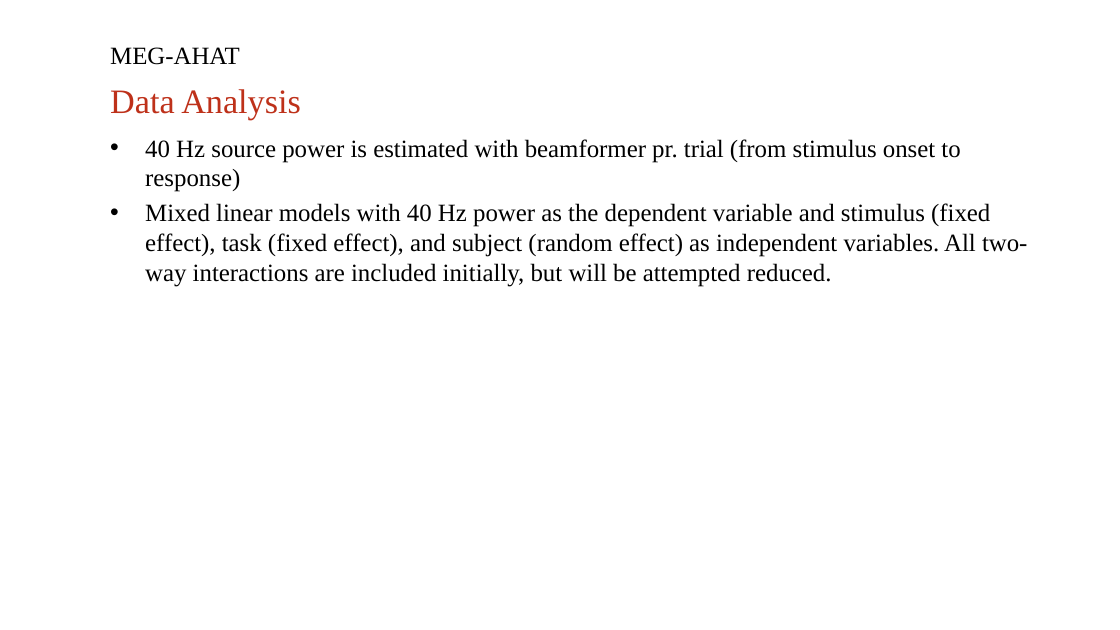
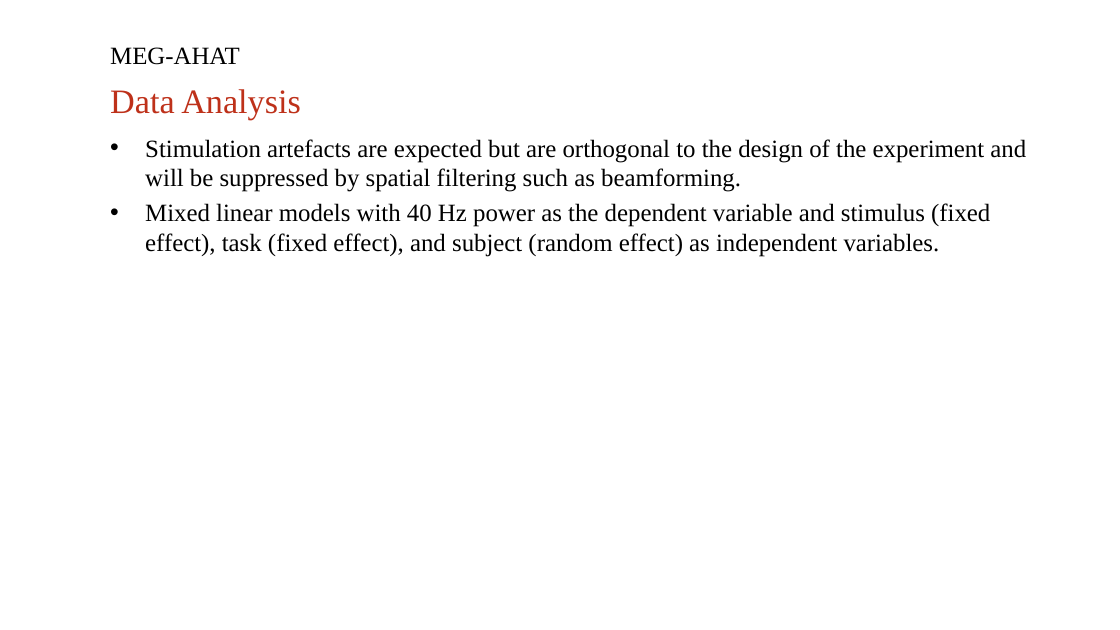
Before and after one commit to henneysq/meg-ahat, a slide deck: slide 7 of protocol/Invisible-Flicker_aka_MEG-AHAT_project_PPM.pptx (slide 6 before the commit). Drawn at 1120x630 pixels with LibreOffice and Linux fonts; fonts in the diff are those of the drawing; background and template pictures are left out. Boxes give left, top, right and bottom in pixels: in the first picture for what was removed or moved away, otherwise in the second. Text is boxed around its words. In the diff, an @@ line names an element or a change of style, - is before the commit and + after.

```diff
--- a/protocol/Invisible-Flicker_aka_MEG-AHAT_project_PPM.pptx
+++ b/protocol/Invisible-Flicker_aka_MEG-AHAT_project_PPM.pptx
@@ text at (145,139,1026,257): text changed @@
-• 40 Hz source power is estimated with beamformer pr. trial (from stimulus onset to response)
-• Mixed linear models with 40 Hz power as the dependent variable and stimulus (fixed effect), task (fixed effect), and subject (random effect) as independent variables. All two-way interactions are included initially, but will be attempted reduced.
+• Stimulation artefacts are expected but are orthogonal to the design of the experiment and will be suppressed by spatial filtering such as beamforming.
+• Mixed linear models with 40 Hz power as the dependent variable and stimulus (fixed effect), task (fixed effect), and subject (random effect) as independent variables.
```
Also in this commit, not shown: 3 other slides changed, 3 slides added, 2 slides removed.
